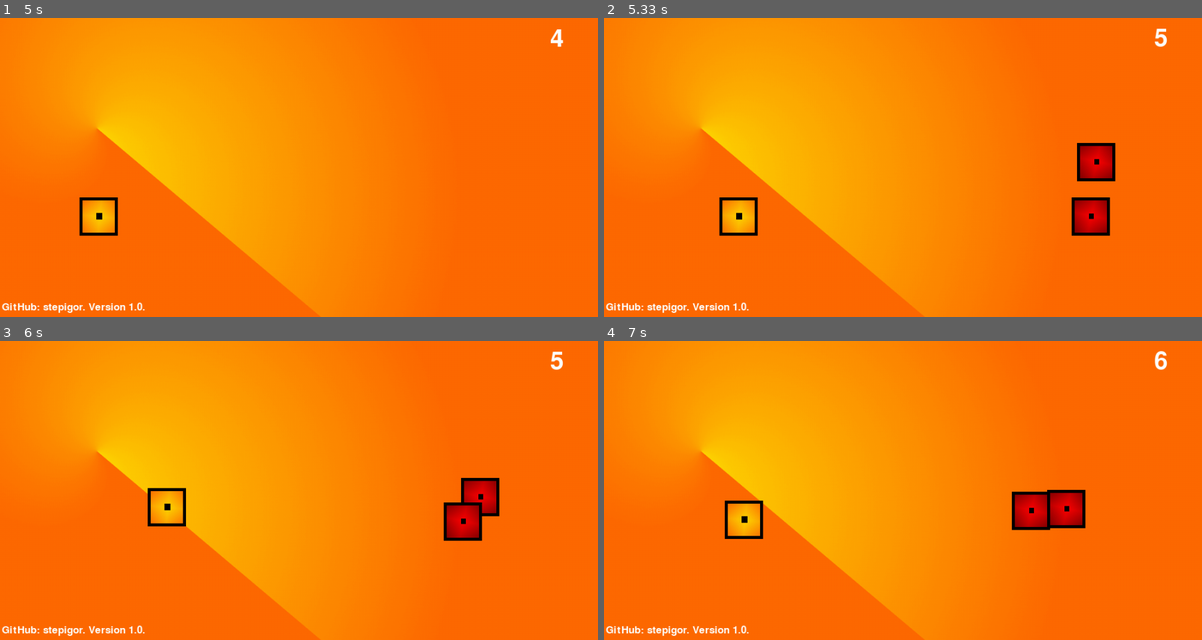
Above: before the commit, frames 1-4 (two rows, left to right).
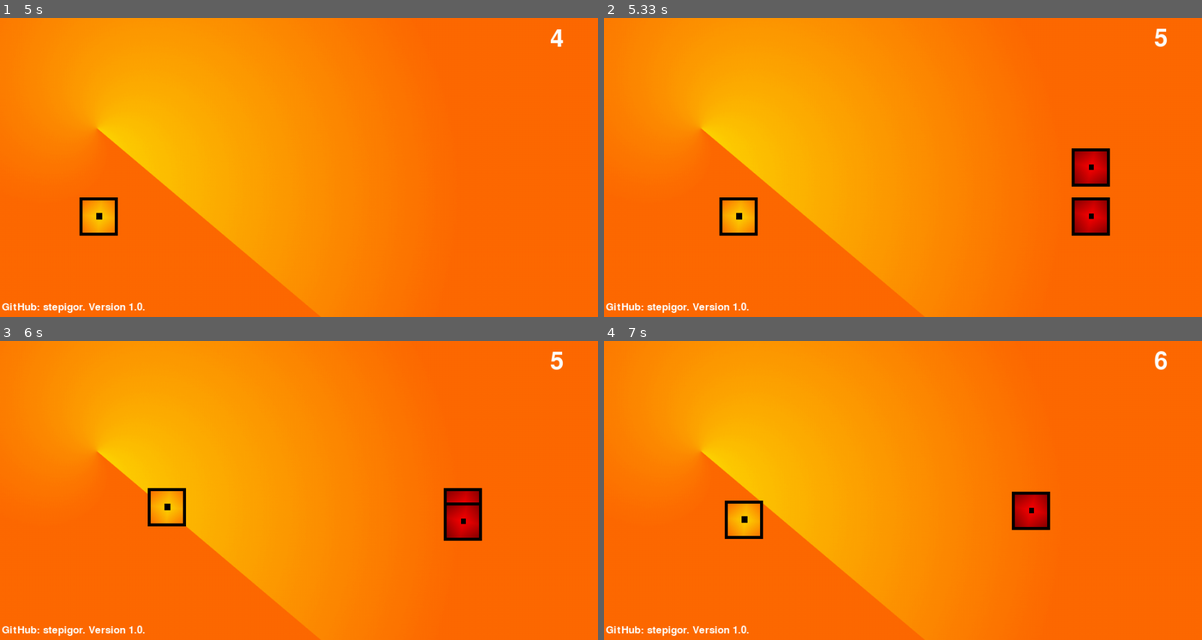
Above: after the commit, the same moments.

Repository: NastyaOu/simplepygame
Game: pygame game, started from game.py
Same seed, same stepped clock (60 frames per second), same inputs: the game is played once before the commit and once after it.
Inputs:
- Up to frame 1 (5 s): hold D 0.33-0.8 s; hold W 0.83-1.13 s; hold D 1.17-1.63 s; hold A 1.67-2.2 s; hold S 2.23-2.53 s; hold A 2.57-2.97 s; hold W 3-3.37 s; hold D 3.4-4.03 s; hold S 4.07-4.43 s; hold A 4.47-4.93 s; hold D from 4.97 s (still down)
- Up to frame 2 (5.33 s): keep holding D
- Up to frame 3 (6 s): release D at 5.43 s; hold W 5.47-5.77 s; hold D from 5.8 s (still down)
- Up to frame 4 (7 s): release D at 6.27 s; hold A 6.3-6.83 s; hold S from 6.87 s (still down)

Frame 1 is identical in both runs. In frame 2, 0.8% of the frame differs, in the area x 78-86%, y 41-57%; in frame 3, 0.8%; in frame 4, 0.8%.

Commit message:
speed fix

Diff:
--- a/game.py
+++ b/game.py
@@ -57,7 +57,7 @@
                 enemy1
                 enemy2
             except:
-                enemy1 = Person(800, 200, 0.5, 'enemy.png')
+                enemy1 = Person(800, 200, 1, 'enemy.png')
                 enemy2 = Person(800, 300, 1, 'enemy.png')
                 allplayers.append(enemy1)
                 allplayers.append(enemy2)
